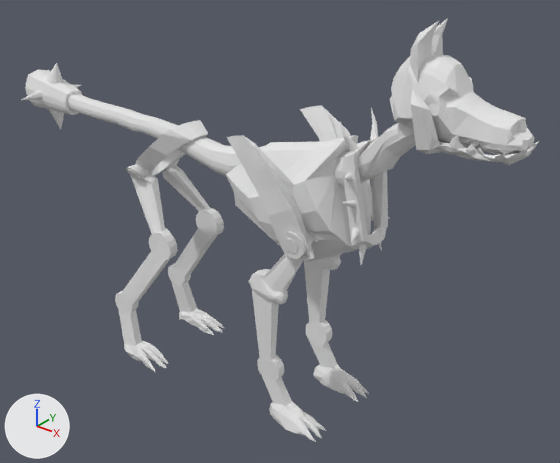
The Blender file Blender Assets/Models/Enemy/Dog.blend: old version first, new version second.
Camera for both pictures: a camera (50 mm lens) standing at (5.72, -6.88, 6.86) and looking at (-0.08, 0.36, 2.37). Lighting does not change. The marker at lower left points along +X, +Y and +Z.

The first picture shows 'Body', 'Jaw'.
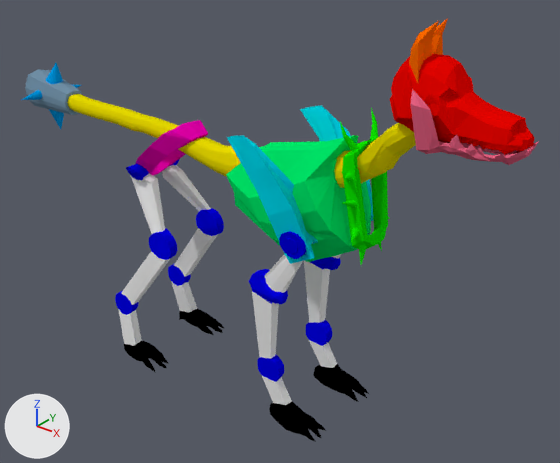
Diff of the bpy script that builds the scene:
```diff
--- a/Blender Assets/Models/Enemy/Dog.blend.py
+++ b/Blender Assets/Models/Enemy/Dog.blend.py
@@ mat_material @@
 mat_material = diffuse_material('Material')
-mat_material.base_color = (0.8, 0.8, 0.8)  # white #e7e7e7
+mat_material.base_color = (0.169, 0.284, 0.388)  # blue #7291a7
@@ mat_face @@
+mat_face = diffuse_material('Face')
+mat_face.base_color = (0.8, 0.00124, 0.0)  # red #e70400
@@ mat_chest @@
+mat_chest = diffuse_material('Chest')
+mat_chest.base_color = (0.0, 0.8, 0.139)  # green #00e768
@@ mat_spikes @@
+mat_spikes = diffuse_material('Spikes')
+mat_spikes.base_color = (0.0, 0.329, 0.8)  # blue #009be7
@@ mat_pelvis @@
+mat_pelvis = diffuse_material('Pelvis')
+mat_pelvis.base_color = (0.8, 0.0, 0.426)  # pink #e700af
@@ mat_joints @@
+mat_joints = diffuse_material('Joints')
+mat_joints.base_color = (0.000676, 0.0, 0.8)  # blue #0200e7
@@ mat_collar @@
+mat_collar = diffuse_material('Collar')
+mat_collar.base_color = (0.00495, 0.8, 0.0)  # green #0fe700
@@ mat_shoulder_blades @@
+mat_shoulder_blades = diffuse_material('Shoulder Blades')
+mat_shoulder_blades.base_color = (0.0, 0.652, 0.8)  # cyan #00d3e7
@@ mat_ears @@
+mat_ears = diffuse_material('Ears')
+mat_ears.base_color = (1.0, 0.142, 0.0)  # orange #ff6900
@@ mat_feet @@
+mat_feet = diffuse_material('Feet')
+mat_feet.base_color = (0.0, 0.0, 0.0)  # black #000000
@@ mat_spine @@
+mat_spine = diffuse_material('Spine')
+mat_spine.base_color = (0.8, 0.695, 0.0)  # yellow #e7d900
@@ me_cube_001 @@
 me_cube_001.from_pydata(...)  # 212 vertices, 304 faces, 2 loose edges; spans x 2.404..3.552, y -0.421..0.421, z 1.271..1.929
-me_cube_001.materials.append(mat_material)  # white #e7e7e7
+me_cube_001.materials.append(mat_jaw)  # red #e76383
@@ me_cube @@
-me_cube.from_pydata(...)  # 3829 vertices, 3892 faces, 2 loose edges; spans x -4.88..3.22, y -0.78..0.78, z -2.86..2.58
+me_cube.from_pydata(...)  # 3822 vertices, 3887 faces, 3 loose edges; spans x -4.88..3.22, y -0.78..0.78, z -2.86..2.58
+# me_cube part 1
+# 12 vertices are removed from x -4.52..-4.03, y -0.02..0.01, z 0.48..1.22
+# 93 faces are deleted
+# 4 vertices move from x -4.52..-4.28, y -0.03..0.01, z 0.49..0.91 to x -4.52..-4.28, y -0.04..0.03, z 0.49..0.91
+# 5 vertices are added at (-4.5, 0.02, 0.62), (-4.05, 0.01, 1.22), (-4.88, -0.01, 0.77), (-4.28, 0.01, 0.48), (-4.29, -0.01, 0.49)
+# 1 loose edge is added
+# 84 new faces join them, mat_spikes (blue #009be7)
+# 4 new faces join them, mat_material (blue #7291a7)
+# me_cube part 2: 323 faces spanning x -2.22..3.22, y -0.36..0.36, z -0.53..2.23 switch from mat_material (white #e7e7e7) to mat_face (red #e70400)
+# me_cube part 3: 30 faces spanning x 1.94..2.21, y -0.26..0.26, z 1.98..2.58 switch from mat_material (white #e7e7e7) to mat_ears (orange #ff6900)
+# me_cube part 4: 422 faces spanning x -3.71..2.16, y -0.25..0.25, z 0.27..1.57 switch from mat_material (white #e7e7e7) to mat_spine (yellow #e7d900)
+# me_cube part 5: 528 faces spanning x 1.26..1.66, y -0.46..0.46, z -0.23..1.47 switch from mat_material (white #e7e7e7) to mat_collar (green #0fe700)
+# me_cube part 6: 156 faces spanning x -0.35..1.43, y -0.51..0.51, z -0.53..1.18 switch from mat_material (white #e7e7e7) to mat_chest (green #00e768)
+# me_cube part 7: 230 faces spanning x -0.02..1.23, y -0.78..0.78, z -0.24..1.2 switch from mat_material (white #e7e7e7) to mat_shoulder_blades (cyan #00d3e7)
+# me_cube part 8: 982 faces spanning x -2.46..1.12, y -0.76..0.76, z -2.17..0.22 switch from mat_material (white #e7e7e7) to mat_joints (blue #0200e7)
+# me_cube part 9: 738 faces spanning x -2.34..1.31, y -0.76..0.76, z -2.86..-2.37 switch from mat_material (white #e7e7e7) to mat_feet (black #000000)
+# me_cube part 10: 54 faces spanning x -2.3..-1.11, y -0.4..0.4, z -0.13..0.83 switch from mat_material (white #e7e7e7) to mat_pelvis (pink #e700af)
+# me_cube part 11: 90 faces spanning x -4.33..-4.04, y -0.58..0.57, z 0.16..0.81 switch from mat_material (white #e7e7e7) to mat_spikes (blue #009be7)
+me_cube.materials.append(mat_limbs)  # white #e7e7e7
```

Pixel boxes [x1, y1, x2, y2] of what changed, in the pictures (560 x 463 px; the box of a moved part takes in the faces that stretch with it):
'Body', recoloured: [21, 18, 534, 442] in both
'Jaw', recoloured (white to red): [411, 89, 539, 165] in both
part 1 of me_cube, moved or reshaped: [32, 63, 63, 84] in both
part 2 of me_cube, recoloured (white to red): [390, 54, 534, 154] in both
part 3 of me_cube, recoloured (white to orange): [409, 18, 448, 83] in both
part 4 of me_cube, recoloured (white to yellow): [68, 94, 416, 188] in both
part 5 of me_cube, recoloured (white to green): [340, 108, 390, 265] in both
part 6 of me_cube, recoloured (white to green): [226, 135, 371, 262] in both
part 7 of me_cube, recoloured (white to cyan): [227, 105, 373, 264] in both
part 8 of me_cube, recoloured (white to blue): [115, 160, 341, 382] in both
part 9 of me_cube, recoloured (white to black): [124, 309, 369, 442] in both
part 10 of me_cube, recoloured (white to pink): [136, 120, 208, 176] in both
part 11 of me_cube, recoloured (white to blue): [21, 85, 81, 129] in both
